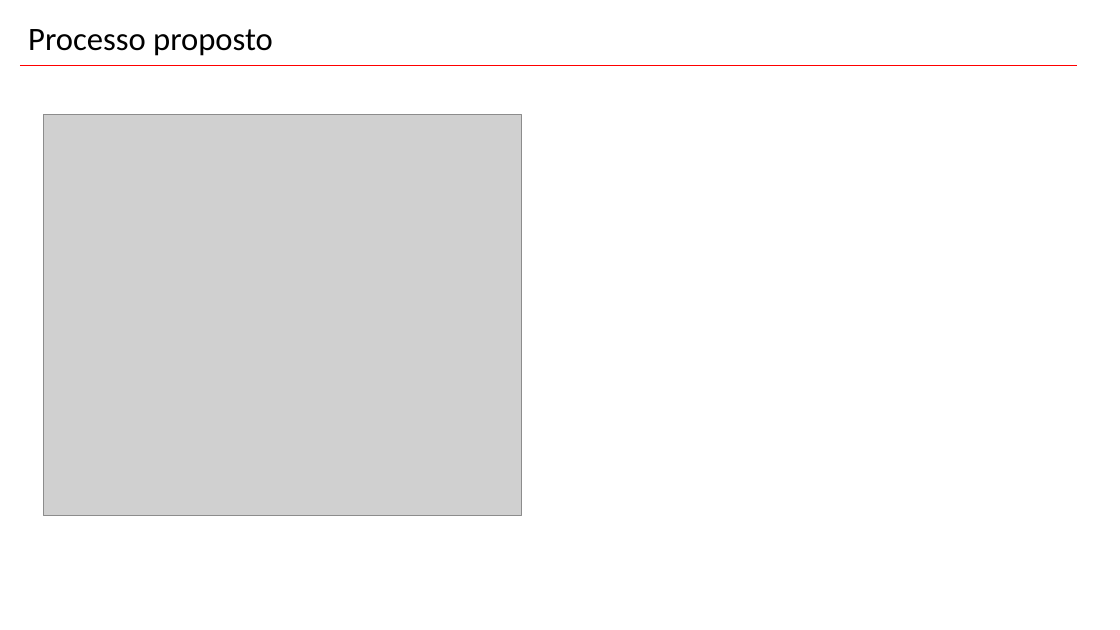
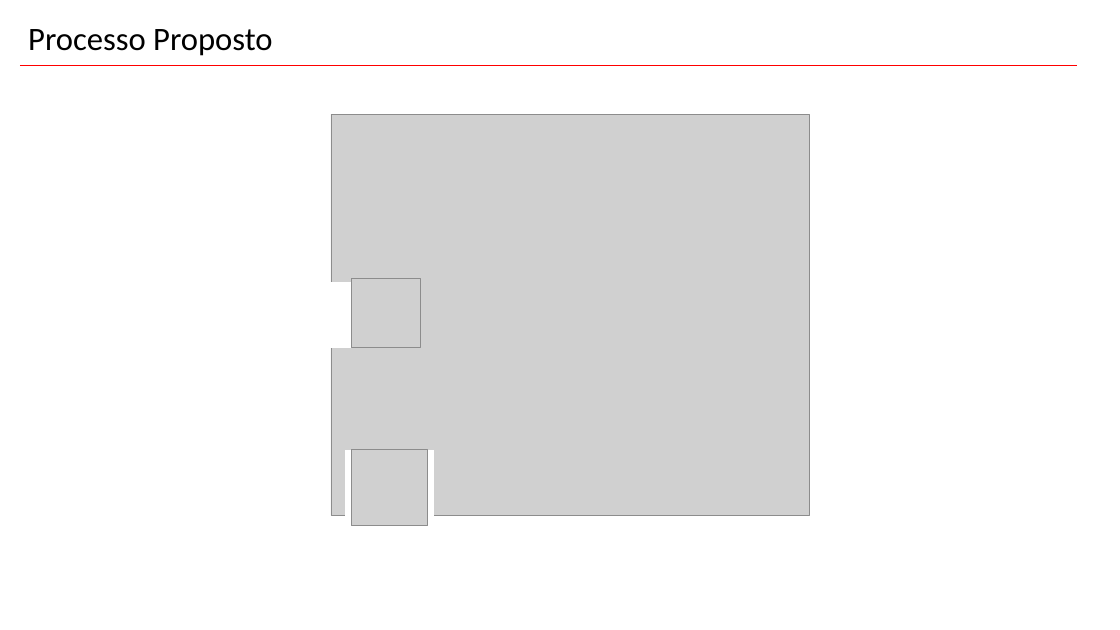
Before and after one commit to leonardocna/Automatizacao, a slide deck: slide 2 of Apresentação Laudo MMSP.pptx. Drawn at 1120x630 pixels with LibreOffice and Linux fonts; fonts in the diff are those of the drawing; grey boxes stand for pictures. Boxes give left, top, right and bottom in pixels: in the first picture for what was removed or moved away, otherwise in the second. Text is boxed around its words. In the diff, an @@ line names an element or a change of style, - is before the commit and + after.

```diff
--- a/Apresentação Laudo MMSP.pptx
+++ b/Apresentação Laudo MMSP.pptx
@@ text at (x1=28, y1=29, x2=272, y2=56): text changed @@
-Processo proposto
+Processo Proposto
@@ picture moved from (x1=43, y1=114, x2=521, y2=516) to (x1=331, y1=114, x2=809, y2=516) @@
@@ group added at (x1=331, y1=279, x2=434, y2=526): 2 rectangles, 2 pictures @@
```
Also in this commit, not shown: 2 other slides changed, 1 slide added, 2 other files.
